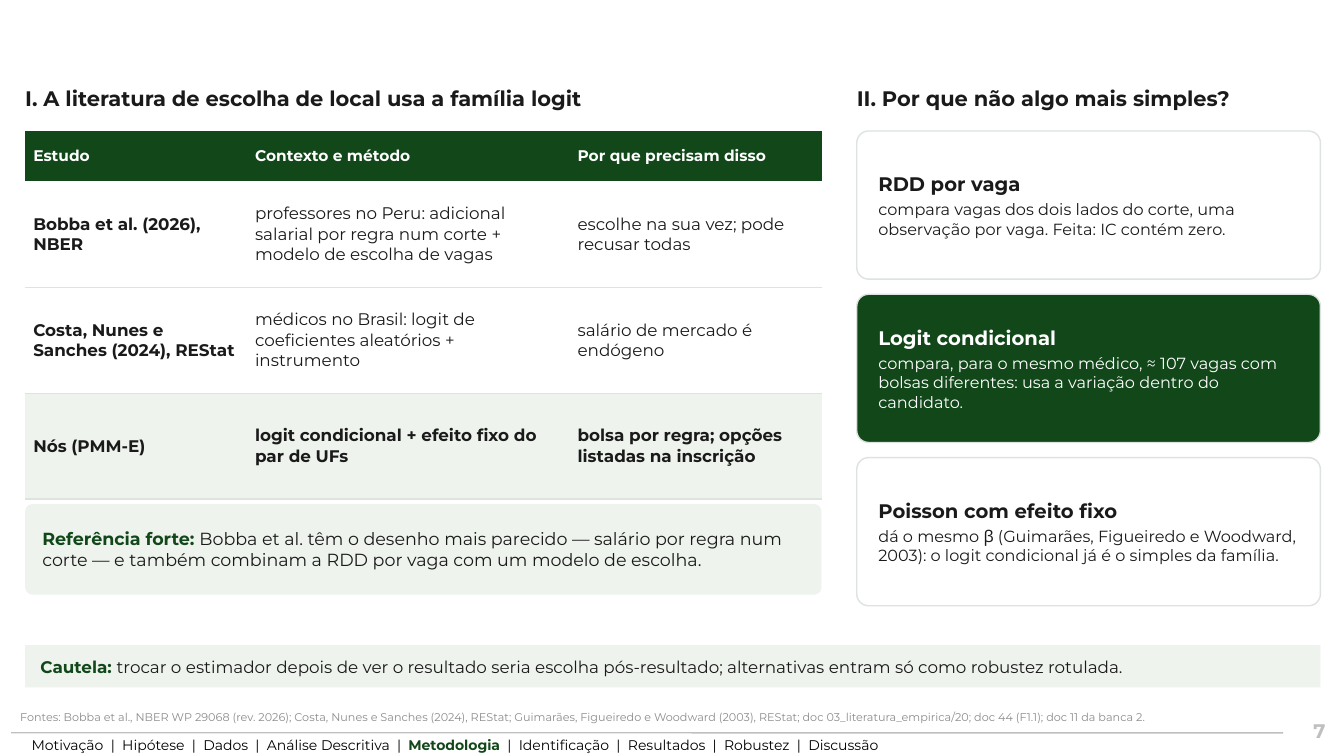
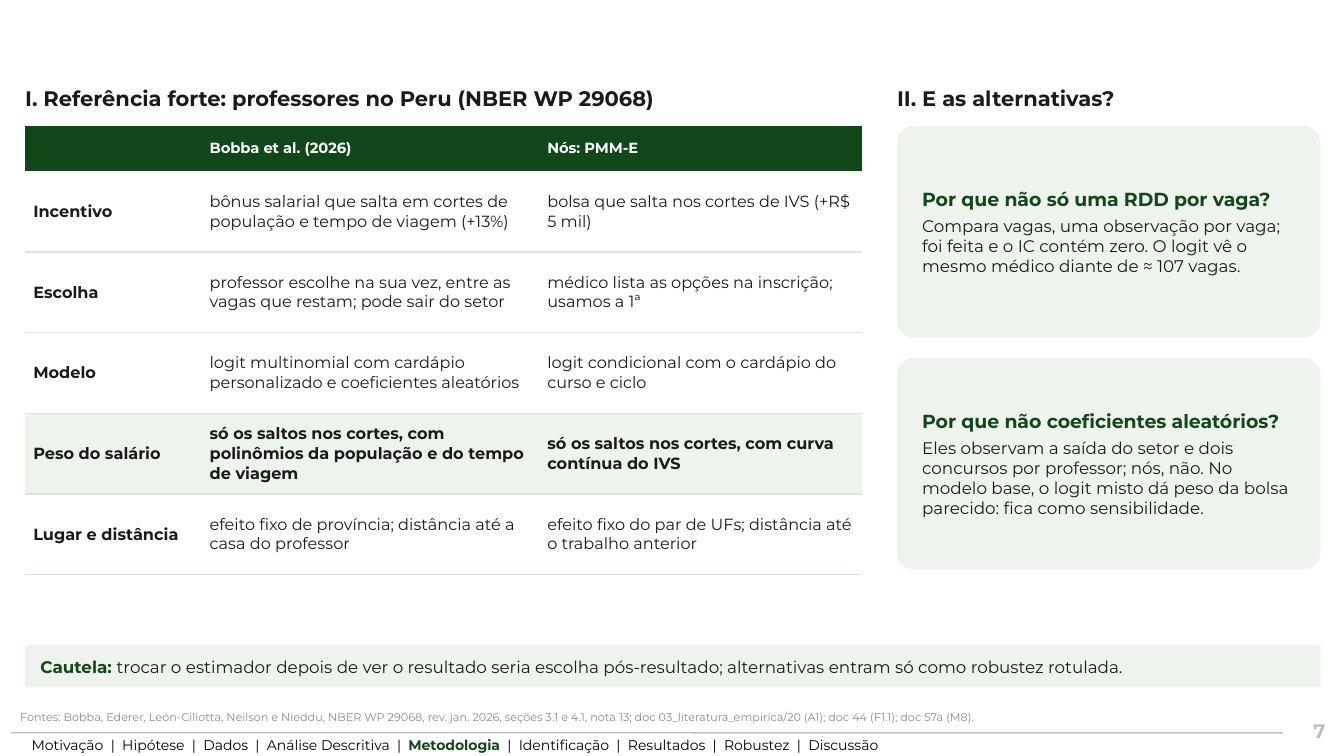
Before and after one commit to ka1victor/impact-eval-health-econ-pmme, a slide deck: slide 7 of output/apresentacao_banca2/deck_banca2_pos_banca.pptx. Drawn at 1344x756 pixels with LibreOffice and Linux fonts; fonts in the diff are those of the drawing; background and template pictures are left out. Boxes give left, top, right and bottom in pixels: in the first picture for what was removed or moved away, otherwise in the second. Text is boxed around its words. In the diff, an @@ line names an element or a change of style, - is before the commit and + after.

```diff
--- a/output/apresentacao_banca2/deck_banca2_pos_banca.pptx
+++ b/output/apresentacao_banca2/deck_banca2_pos_banca.pptx
@@ text at <box>25,89,654,110</box>: text changed @@
-I. A literatura de escolha de local usa a família logit
+I. Referência forte: professores no Peru (NBER WP 29068)
@@ text at <box>897,89,1114,106</box>: text changed @@
-II. Por que não algo mais simples?
+II. E as alternativas?
@@ table removed at <box>25,131,822,499</box>, 4 rows, 3 columns @@
-Estudo | Contexto e método | Por que precisam disso
-Bobba et al. (2026), NBER | professores no Peru: adicional salarial por regra num corte + modelo de escolha de vagas | escolhe na sua vez; pode recusar todas
-Costa, Nunes e Sanches (2024), REStat | médicos no Brasil: logit de coeficientes aleatórios + instrumento | salário de mercado é endógeno
-Nós (PMM-E) | logit condicional + efeito fixo do par de UFs | bolsa por regra; opções listadas na inscrição
@@ table added at <box>25,126,862,575</box>, 6 rows, 3 columns @@
+ | Bobba et al. (2026) | Nós: PMM-E
+Incentivo | bônus salarial que salta em cortes de população e tempo de viagem (+13%) | bolsa que salta nos cortes de IVS (+R$ 5 mil)
+Escolha | professor escolhe na sua vez, entre as vagas que restam; pode sair do setor | médico lista as opções na inscrição; usamos a 1ª
+Modelo | logit multinomial com cardápio personalizado e coeficientes aleatórios | logit condicional com o cardápio do curso e ciclo
+Peso do salário | só os saltos nos cortes, com polinômios da população e do tempo de viagem | só os saltos nos cortes, com curva contínua do IVS
+Lugar e distância | efeito fixo de província; distância até a casa do professor | efeito fixo do par de UFs; distância até o trabalho anterior
@@ rounded rectangle "Por que não só uma ...": place and size @@
-rounded rectangle "Por que não só uma ..." at <box>857,131,1321,279</box>
+rounded rectangle "Por que não só uma ..." at <box>897,126,1321,338</box>
@@ rounded rectangle "Por que não só uma ..." at <box>897,126,1321,338</box>: fill #FFFFFF to #EEF3ED; outline #DDE3DE 1 pt to none @@
@@ text in rounded rectangle at <box>922,191,1280,276</box>: text changed; size 11.5 to 12 pt @@
-RDD por vaga
-compara vagas dos dois lados do corte, uma observação por vaga. Feita: IC contém zero.
+Por que não só uma RDD por vaga?
+Compara vagas, uma observação por vaga; foi feita e o IC contém zero. O logit vê o mesmo médico diante de ≈ 107 vagas.
@@ rounded rectangle removed at <box>857,294,1321,443</box> @@
-Logit condicional
-compara, para o mesmo médico, ≈ 107 vagas com bolsas diferentes: usa a variação dentro do candidato.
@@ rounded rectangle added at <box>897,358,1321,570</box>, fill #EEF3ED, 12 pt, text #1A1A1A @@
+Por que não coeficientes aleatórios?
+Eles observam a saída do setor e dois concursos por professor; nós, não. No modelo base, o logit misto dá peso da bolsa parecido: fica como sensibilidade.
@@ rounded rectangle removed at <box>857,458,1321,606</box> @@
-Poisson com efeito fixo
-dá o mesmo β (Guimarães, Figueiredo e Woodward, 2003): o logit condicional já é o simples da família.
@@ rounded rectangle removed at <box>25,504,822,595</box> @@
-Referência forte: Bobba et al. têm o desenho mais parecido — salário por regra num corte — e também combinam a RDD por vaga com um modelo de escolha.
@@ text at <box>20,712,974,724</box>: text changed @@
-Fontes: Bobba et al., NBER WP 29068 (rev. 2026); Costa, Nunes e Sanches (2024), REStat; Guimarães, Figueiredo e Woodward (2003), REStat; doc 03_literatura_empirica/20; doc 44 (F1.1); doc 11 da banca 2.
+Fontes: Bobba, Ederer, León-Ciliotta, Neilson e Nieddu, NBER WP 29068, rev. jan. 2026, seções 3.1 e 4.1, nota 13; doc 03_literatura_empirica/20 (A1); doc 44 (F1.1); doc 57a (M8).
```
Also in this commit, not shown: 6 other slides changed, 1 slide removed, 5 other files.
